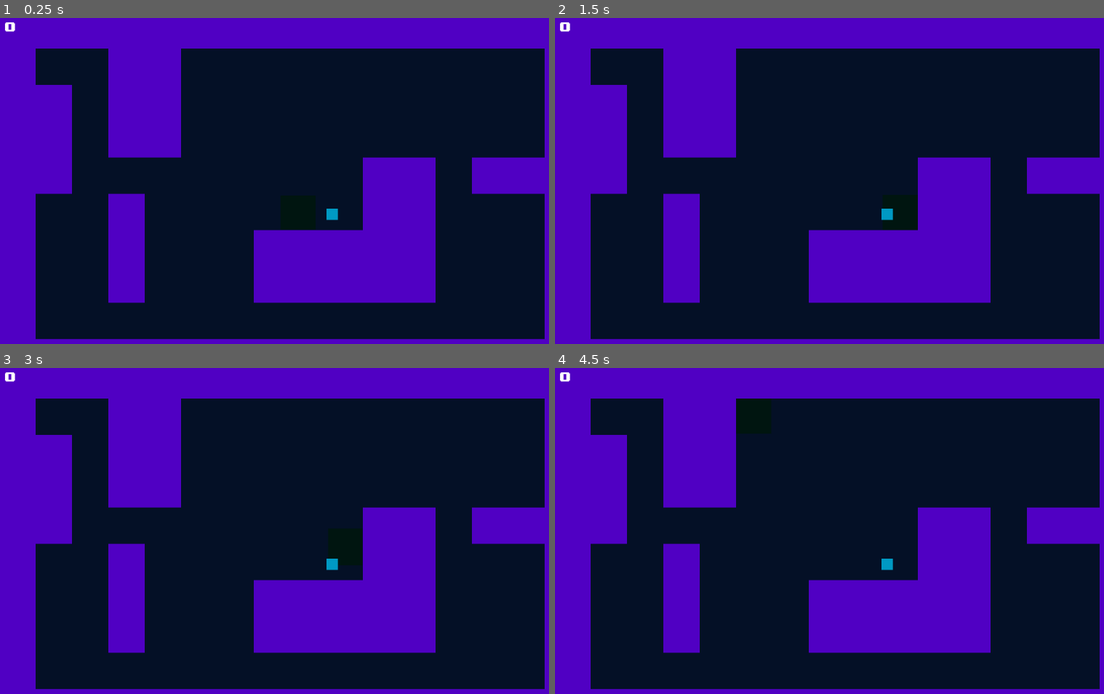
Above: before the commit, frames 1-4 (two rows, left to right).
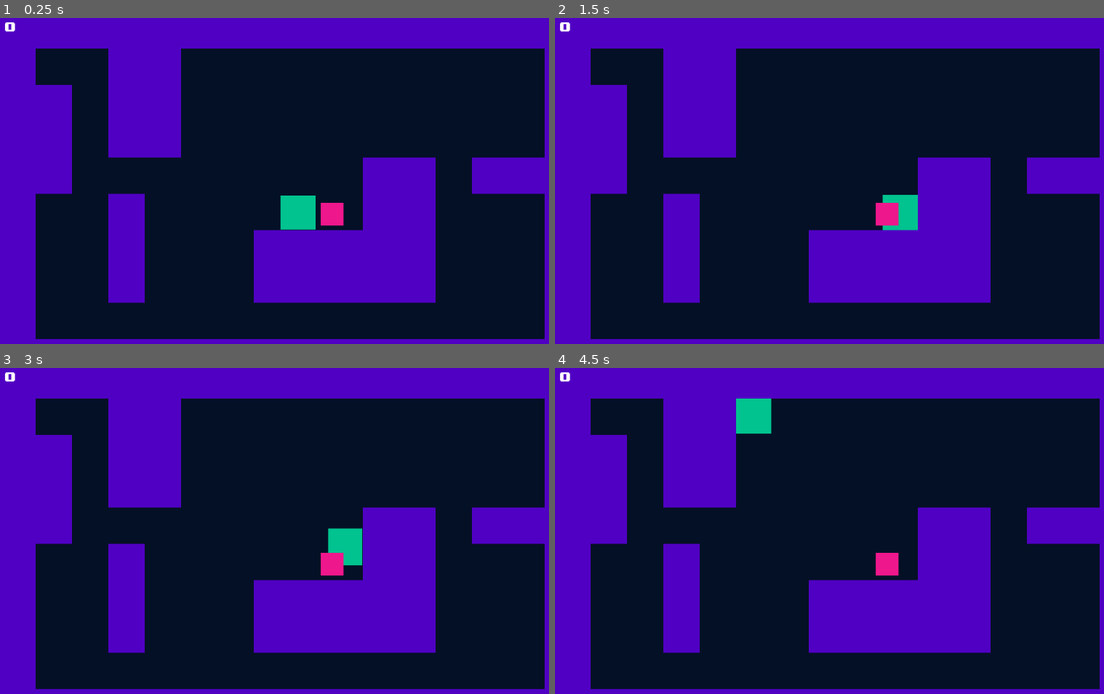
Above: after the commit, the same moments.

Repository: ben-gillott/grav-game
Game: Godot game, scene res://Scenes/TilemapScene.tscn
Same seed, same stepped clock (60 frames per second), same inputs: the game is played once before the commit and once after it.
Inputs:
- Up to frame 1 (0.25 s): no input
- Up to frame 2 (1.5 s): tap Enter (ui_accept) at 0.5, 0.77, 1.25 s; hold Right (ui_right) 0.53-1.28 s; hold Down (ui_down) from 1.28 s (still down)
- Up to frame 3 (3 s): tap Enter (ui_accept) at 1.52, 2, 2.75 s; release Down (ui_down) at 2.03 s; hold Right (ui_right) 2.03-2.78 s; hold Up (ui_up) from 2.78 s (still down)
- Up to frame 4 (4.5 s): tap Enter (ui_accept) at 3.02, 3.77 s; release Up (ui_up) at 3.53 s; hold Left (ui_left) from 3.53 s (still down)

The runs differ from the first frame. In frame 1, 1.0% of the frame differs, in the area x 50-63%, y 54-65%; in frame 2, 0.8%; in frame 3, 0.9%; in frame 4, 1.0%, in the area x 32-63%, y 9-64%.

Commit message:
Minor changes

Diff:
--- a/Scenes/NPC1.tscn
+++ b/Scenes/NPC1.tscn
@@ -5,13 +5,13 @@
 [ext_resource path="res://Art/1x1pxsquare.png" type="Texture" id=3]
 
 [sub_resource type="RectangleShape2D" id=5]
+extents = Vector2( 20, 20 )
 
 [node name="NPC1" type="KinematicBody2D"]
 collision_layer = 0
 collision_mask = 0
 
 [node name="CollisionShape2D" type="CollisionShape2D" parent="."]
-visible = false
 shape = SubResource( 5 )
 
 [node name="InteractionManager" parent="." instance=ExtResource( 1 )]
@@ -19,6 +19,6 @@
 script = ExtResource( 2 )
 
 [node name="npcsprite" type="Sprite" parent="."]
-modulate = Color( 0, 0.6, 0.764706, 1 )
-scale = Vector2( 20, 20 )
+modulate = Color( 0.937255, 0.0901961, 0.54902, 1 )
+scale = Vector2( 40, 40 )
 texture = ExtResource( 3 )
--- a/Scenes/PlayerScene.tscn
+++ b/Scenes/PlayerScene.tscn
@@ -23,7 +23,6 @@
 
 [node name="Sprite" type="Sprite" parent="."]
 modulate = Color( 0, 0.764706, 0.560784, 1 )
-self_modulate = Color( 0.886275, 0.109804, 0.109804, 1 )
 scale = Vector2( 62, 62 )
 texture = ExtResource( 1 )
 
--- a/Scripts/PlayerMovementController.gd
+++ b/Scripts/PlayerMovementController.gd
@@ -52,7 +52,7 @@
 func squashAndStretch(delta):
 	var moving = velocity.length() > 100
 
-	print("Moving = " + String(moving))
+#	print("Moving = " + String(moving))
 
 	if moving: #currently falling
 		just_hit_ground = false
